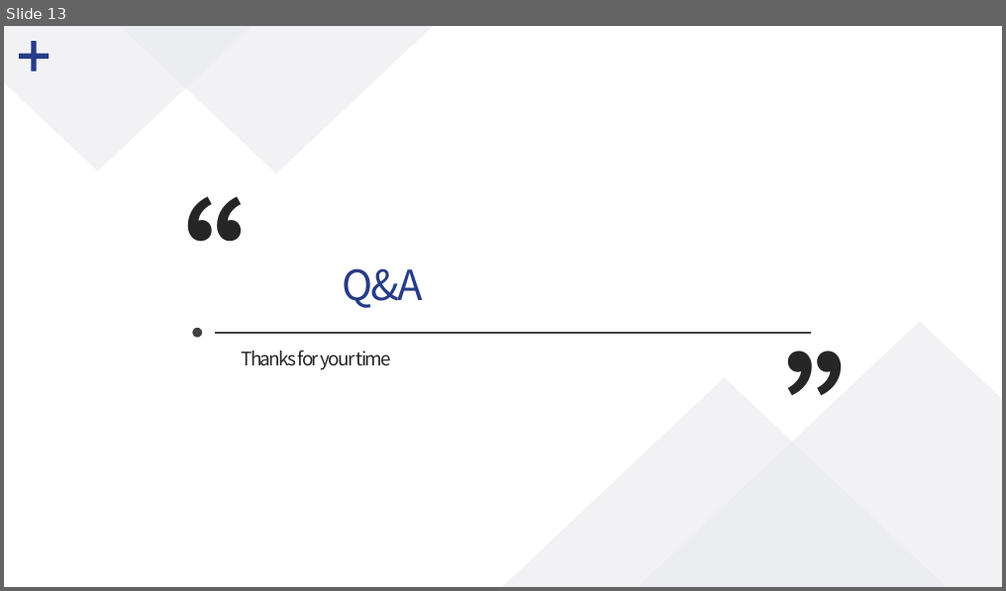
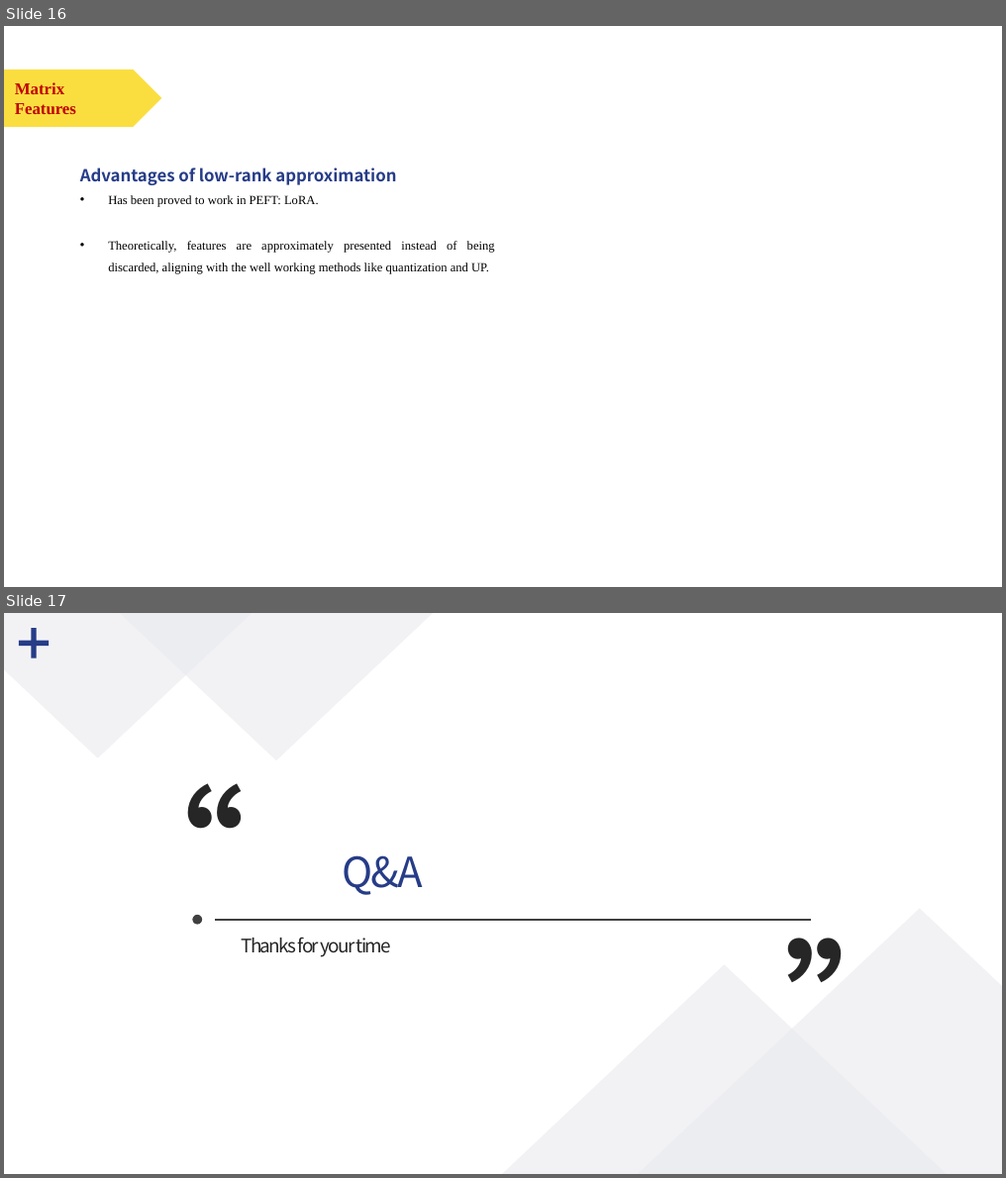
Before and after one commit to polarispw/MSBD5014-IP, a slide deck: docs/Matrix Factorization & LLM Compression.pptx. Shown one above the other, each under a label of ours: slide 13 before the commit, slides 16 and 17 after it. The pictures are 1006x591 and 1006x1178 pixels, drawn with LibreOffice and Linux fonts; fonts in the diff are those of the drawing. Boxes give left, top, right and bottom in pixels: in the first picture for what was removed or moved away, otherwise in the second. Text is boxed around its words. In the diff, an @@ line names an element or a change of style, - is before the commit and + after.

```diff
--- a/docs/Matrix Factorization & LLM Compression.pptx
+++ b/docs/Matrix Factorization & LLM Compression.pptx
@@ slide 16 added at [4,26,1002,587], background #FFFFFF @@
@@ pentagon arrow added at [4,70,162,127], fill #FADE40 @@
@@ text added at [15,82,76,114], 16 pt, text #C00000, bold @@
+Matrix
+Features
@@ text added at [15,87,113,113], 24 pt, text #C00000 @@
+CPU设计
@@ text added at [80,168,495,274], 12 pt, text #000000 @@
+Advantages of low-rank approximation
+• Has been proved to work in PEFT: LoRA.
+• Theoretically, features are approximately presented instead of being discarded, aligning with the well working methods like quantization and UP.
@@ what was slide 13 is now slide 17 @@
```
Also in this commit, not shown: 2 slides changed, 3 other slides added, 21 other files.
